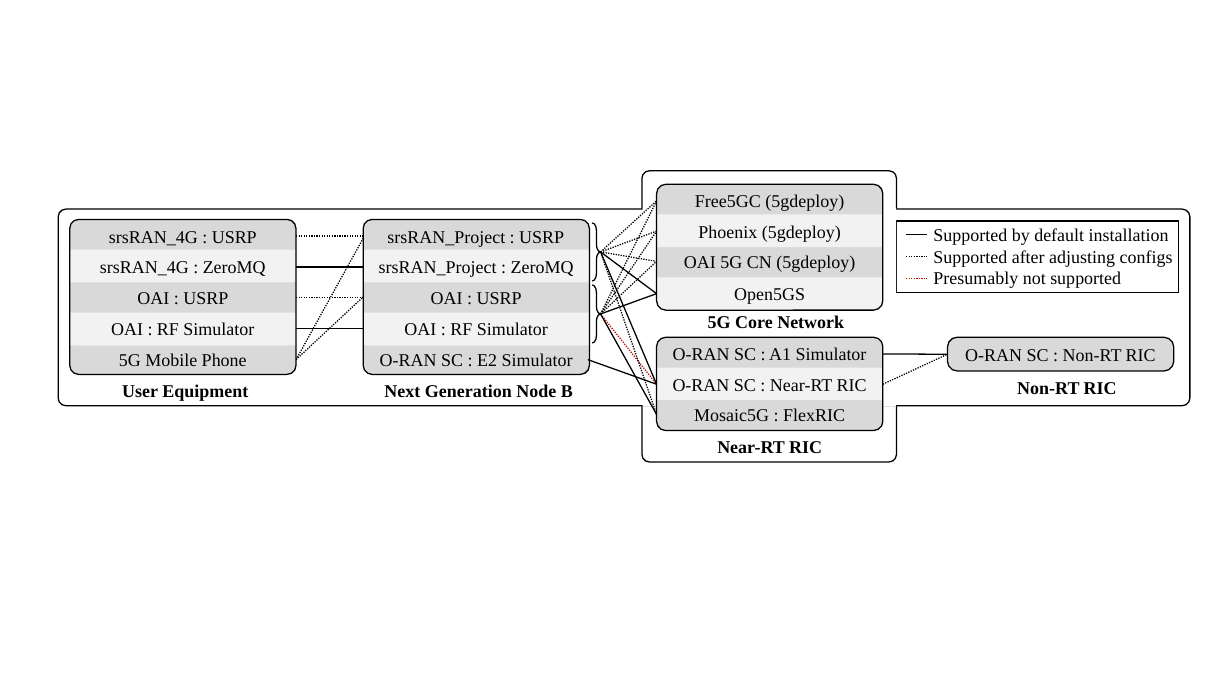
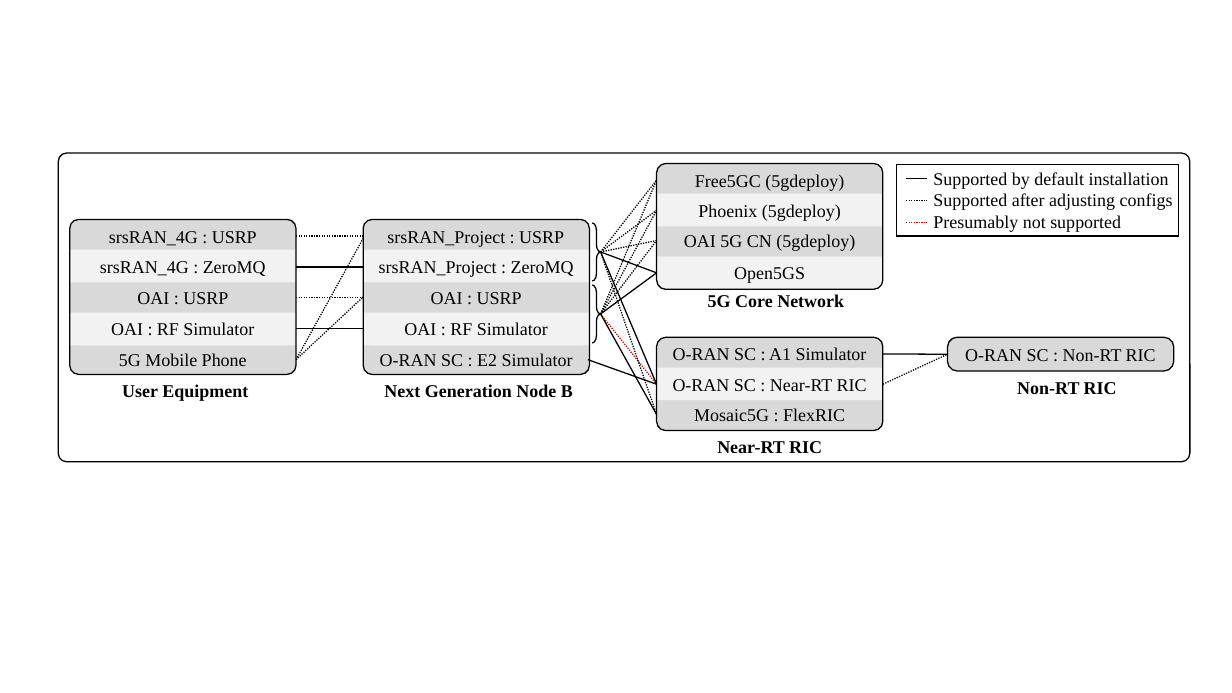
Before and after one commit to usnistgov/O-RAN-Testbed-Automation, a slide deck: slide 3 of RAN_Intelligent_Controllers/research/Diagrams.pptx (slide 6 before the commit). Drawn at 1232x693 pixels with LibreOffice and Linux fonts; fonts in the diff are those of the drawing. Boxes give left, top, right and bottom in pixels: in the first picture for what was removed or moved away, otherwise in the second. Text is boxed around its words. In the diff, an @@ line names an element or a change of style, - is before the commit and + after.

```diff
--- a/RAN_Intelligent_Controllers/research/Diagrams.pptx
+++ b/RAN_Intelligent_Controllers/research/Diagrams.pptx
@@ rounded rectangle: place and size @@
-rounded rectangle at <box>58,209,1190,406</box>
+rounded rectangle at <box>58,153,1190,462</box>
@@ rounded rectangle at <box>58,153,1190,462</box>: proportions changed @@
@@ rounded rectangle removed at <box>642,171,897,462</box> @@
@@ 5 texts, 2 round same rects, 1 rectangle, 1 rounded rectangle: place and size @@
-5 texts, 2 round same rects, 1 rectangle, 1 rounded rectangle at <box>657,184,884,328</box>
+5 texts, 2 round same rects, 1 rectangle, 1 rounded rectangle at <box>657,164,884,307</box>
@@ line moved from (601, 314) - (657, 201) to (601, 314) - (657, 180) @@
@@ line moved from (601, 252) - (657, 201) to (601, 252) - (657, 180) @@
@@ rectangle removed at <box>643,208,897,407</box> @@
@@ line moved from (601, 314) - (657, 231) to (601, 314) - (657, 211) @@
@@ line moved from (601, 252) - (657, 231) to (601, 252) - (657, 211) @@
@@ 3 lines, 1 text, 1 rectangle: place and size @@
-3 lines, 1 text, 1 rectangle at <box>897,221,1178,292</box>
+3 lines, 1 text, 1 rectangle at <box>897,165,1178,236</box>
@@ line moved from (601, 252) - (657, 262) to (601, 252) - (657, 240) @@
@@ line moved from (601, 314) - (657, 262) to (601, 314) - (657, 240) @@
@@ line moved from (601, 252) - (657, 294) to (601, 252) - (657, 273) @@
@@ line moved from (601, 314) - (657, 294) to (601, 314) - (657, 273) @@
```
Also in this commit, not shown: 5 other slides changed, 17 other files.
